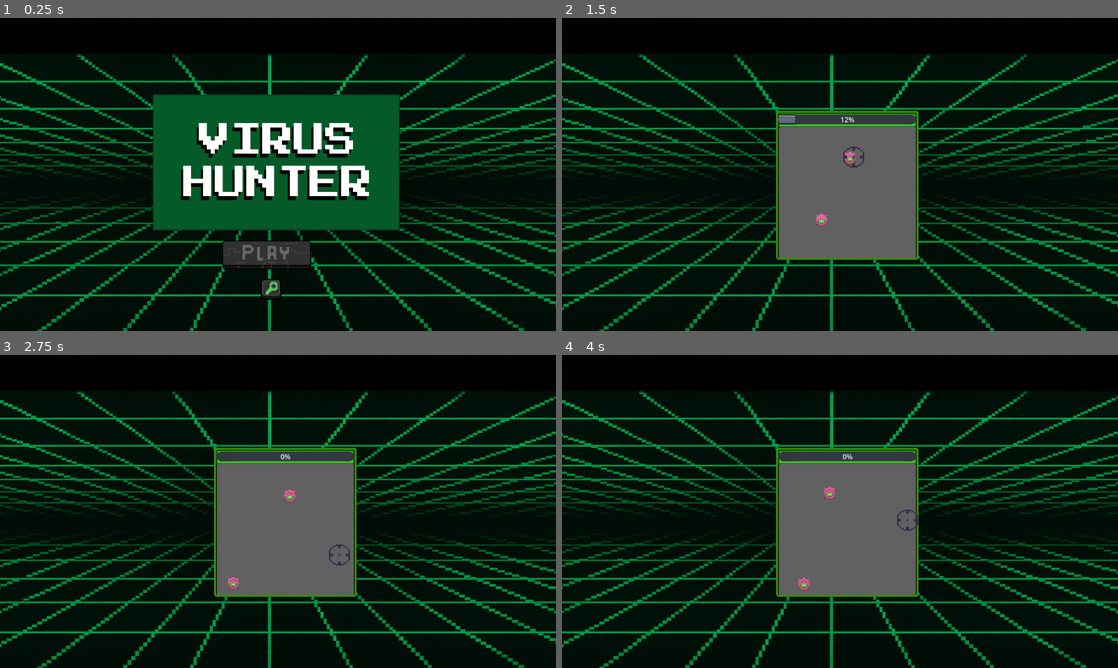
Above: before the commit, frames 1-4 (two rows, left to right).
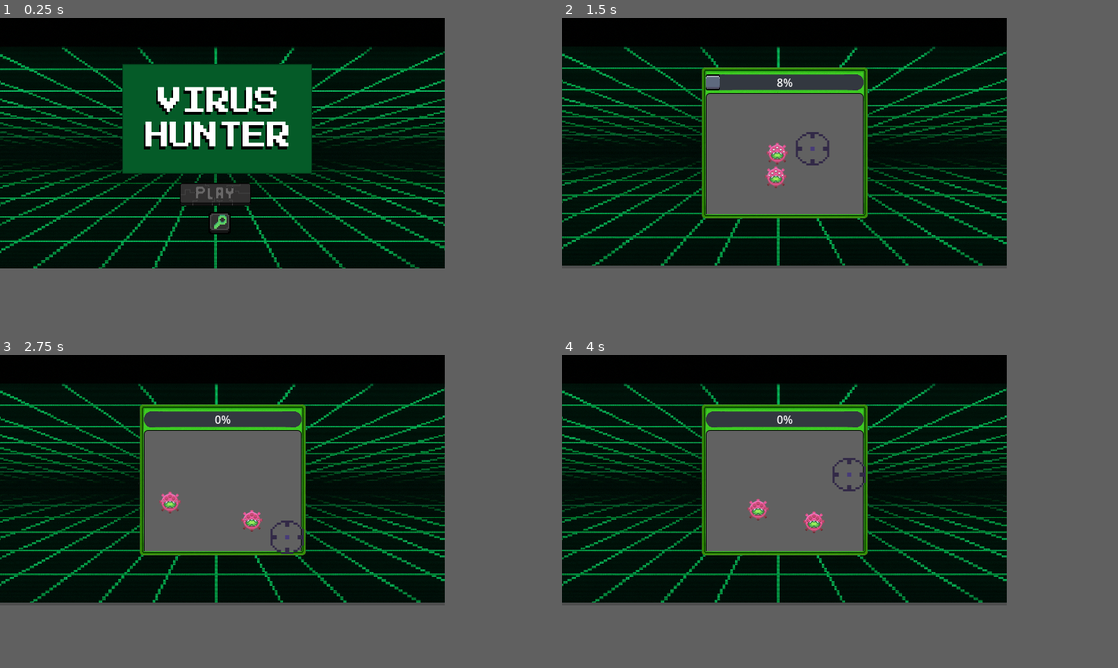
Above: after the commit, the same moments.

Repository: idpacheco/Laboratorio-1--EDD2
Game: Godot game, scene res://Level 2/scenes/inicio.tscn
Same seed, same stepped clock (60 frames per second), same inputs: the game is played once before the commit and once after it.
Inputs (mouse positions are in pixels of both pictures, inside the frame that each line leads up to; where the layout moved, square brackets give the same spot in the first picture):
- Up to frame 1 (0.25 s): no input
- Up to frame 2 (1.5 s): click (828, 240) [828, 255] at 0.5 s; hold Right (ui_right) from 1.28 s (still down)
- Up to frame 3 (2.75 s): release Right (ui_right) at 2.03 s; hold Down (ui_down) from 2.03 s (still down)
- Up to frame 4 (4 s): release Down (ui_down) at 2.78 s; hold Right (ui_right) 2.78-3.53 s; hold Up (ui_up) from 3.53 s (still down)
In our replay, the window is 800x450 before the commit and 640x360 after it. These sizes can differ from the game's own. Grey fills any space a smaller window leaves; there, only what the larger window draws over its background counts as a difference.

The runs differ from the first frame. In frame 1, 34% of the frame differs, in the area x 0-100%, y 9-100%; in frame 2, 33%; in frame 3, 33%; in frame 4, 33%.

Commit message:
corregido tamaño

Diff:
--- a/Lab1-Datos2/Level 2/scenes/Aviso.tscn
+++ b/Lab1-Datos2/Level 2/scenes/Aviso.tscn
@@ -18,39 +18,40 @@
 
 [node name="Background" type="TextureRect" parent="."]
 layout_mode = 0
-offset_right = 1280.0
-offset_bottom = 728.0
+offset_top = 3.0
+offset_right = 640.0
+offset_bottom = 358.0
 texture = ExtResource("1_l3k8t")
 expand_mode = 1
 
 [node name="TextureRect" type="TextureRect" parent="."]
 layout_mode = 1
 anchors_preset = -1
-anchor_right = 32.0
-anchor_bottom = 18.0
-offset_left = 248.0
-offset_top = 216.0
-offset_right = -288.0
-offset_bottom = -168.0
+anchor_right = 15.759
+anchor_bottom = 8.899
+offset_left = 138.0
+offset_top = 65.0
+offset_right = -128.36
+offset_bottom = -94.96
 texture = ExtResource("2_8f4eu")
 expand_mode = 1
 
 [node name="next_to_indicaciones" type="TextureButton" parent="."]
 layout_mode = 0
-offset_left = 520.0
-offset_top = 576.0
-offset_right = 724.0
-offset_bottom = 642.0
+offset_left = 263.0
+offset_top = 279.0
+offset_right = 368.0
+offset_bottom = 312.0
 texture_normal = ExtResource("3_3ng3d")
 texture_pressed = ExtResource("4_bvtxf")
 texture_hover = ExtResource("5_56icu")
 
 [node name="back_to_inicio" type="TextureButton" parent="."]
 layout_mode = 0
-offset_left = 1224.0
-offset_top = 664.0
-offset_right = 1264.0
-offset_bottom = 704.0
+offset_left = 592.0
+offset_top = 309.0
+offset_right = 623.0
+offset_bottom = 340.0
 texture_normal = ExtResource("7_bvtxf")
 texture_pressed = ExtResource("8_56icu")
 stretch_mode = 0
--- a/Lab1-Datos2/Level 2/scenes/fin.tscn
+++ b/Lab1-Datos2/Level 2/scenes/fin.tscn
@@ -16,26 +16,26 @@
 
 [node name="TextureRect2" type="TextureRect" parent="."]
 layout_mode = 0
-offset_right = 1280.0
-offset_bottom = 718.0
+offset_right = 639.0
+offset_bottom = 360.0
 texture = ExtResource("1_kykcv")
 expand_mode = 1
 
 [node name="TextureRect" type="TextureRect" parent="."]
 layout_mode = 0
-offset_left = 245.0
-offset_top = 107.0
-offset_right = 1016.0
-offset_bottom = 552.0
+offset_left = 143.0
+offset_top = 53.0
+offset_right = 486.0
+offset_bottom = 276.0
 texture = ExtResource("2_ghhai")
 expand_mode = 1
 
 [node name="continue" type="TextureButton" parent="."]
 layout_mode = 0
-offset_left = 531.0
-offset_top = 581.0
-offset_right = 735.0
-offset_bottom = 647.0
+offset_left = 255.0
+offset_top = 288.0
+offset_right = 357.0
+offset_bottom = 321.0
 texture_normal = ExtResource("3_5ata6")
 texture_pressed = ExtResource("4_hb2dg")
 texture_hover = ExtResource("5_bhdai")
--- a/Lab1-Datos2/Level 2/scenes/inicio.tscn
+++ b/Lab1-Datos2/Level 2/scenes/inicio.tscn
@@ -26,37 +26,37 @@
 
 [node name="TextureRect" type="TextureRect" parent="."]
 layout_mode = 0
-offset_right = 1280.0
-offset_bottom = 720.0
+offset_right = 640.0
+offset_bottom = 362.0
 texture = ExtResource("1_7e6sy")
 expand_mode = 2
 
 [node name="TextureRect2" type="TextureRect" parent="."]
 layout_mode = 0
-offset_left = 352.0
-offset_top = 176.0
-offset_right = 920.0
-offset_bottom = 488.0
+offset_left = 176.0
+offset_top = 66.0
+offset_right = 449.0
+offset_bottom = 224.0
 texture = ExtResource("2_x8a4r")
 expand_mode = 1
 
 [node name="PlayButton" type="TextureButton" parent="."]
 layout_mode = 0
-offset_left = 512.0
-offset_top = 512.0
-offset_right = 716.0
-offset_bottom = 578.0
+offset_left = 258.0
+offset_top = 236.0
+offset_right = 362.0
+offset_bottom = 272.0
 texture_normal = ExtResource("3_xagyt")
-texture_pressed = ExtResource("4_hpmgr")
-texture_hover = ExtResource("5_w2ra7")
+texture_pressed = ExtResource("5_w2ra7")
+texture_hover = ExtResource("4_hpmgr")
 stretch_mode = 3
 
 [node name="GuiaButton" type="TextureButton" parent="."]
 layout_mode = 0
-offset_left = 600.0
-offset_top = 600.0
-offset_right = 648.0
-offset_bottom = 648.0
+offset_left = 300.0
+offset_top = 279.0
+offset_right = 332.0
+offset_bottom = 311.0
 texture_normal = ExtResource("6_xagyt")
 texture_pressed = ExtResource("7_hpmgr")
 stretch_mode = 0
--- a/Lab1-Datos2/Level 2/scenes/instrucciones.tscn
+++ b/Lab1-Datos2/Level 2/scenes/instrucciones.tscn
@@ -22,35 +22,37 @@
 
 [node name="TextureRect" type="TextureRect" parent="."]
 layout_mode = 0
-offset_right = 1280.0
-offset_bottom = 719.0
+offset_left = 2.0
+offset_top = -1.0
+offset_right = 641.0
+offset_bottom = 361.0
 texture = ExtResource("1_5c5qo")
 expand_mode = 1
 
 [node name="TextureRect2" type="TextureRect" parent="."]
 layout_mode = 0
-offset_left = 202.0
-offset_top = 96.0
-offset_right = 1036.0
-offset_bottom = 538.0
+offset_left = 131.0
+offset_top = 84.0
+offset_right = 513.0
+offset_bottom = 271.0
 texture = ExtResource("2_k606i")
 expand_mode = 1
 
 [node name="TextureRect" type="TextureRect" parent="TextureRect2"]
 layout_mode = 0
-offset_left = 477.0
-offset_top = 53.0
-offset_right = 630.0
-offset_bottom = 165.0
+offset_left = 226.0
+offset_top = 13.0
+offset_right = 294.0
+offset_bottom = 63.0
 texture = ExtResource("3_jnopp")
 expand_mode = 1
 
 [node name="TextureRect2" type="TextureRect" parent="TextureRect2"]
 layout_mode = 0
-offset_left = 633.0
-offset_top = 220.0
-offset_right = 737.0
-offset_bottom = 316.0
+offset_left = 296.0
+offset_top = 84.0
+offset_right = 345.0
+offset_bottom = 131.0
 texture = ExtResource("4_524lh")
 expand_mode = 1
 
@@ -59,10 +61,10 @@
 anchors_preset = 15
 anchor_right = 1.0
 anchor_bottom = 1.0
-offset_left = 519.0
-offset_top = 556.0
-offset_right = -557.0
-offset_bottom = -98.0
+offset_left = 273.0
+offset_top = 291.0
+offset_right = -265.0
+offset_bottom = -36.0
 grow_horizontal = 2
 grow_vertical = 2
 texture_normal = ExtResource("5_dorrx")
@@ -74,10 +76,10 @@
 anchors_preset = 15
 anchor_right = 1.0
 anchor_bottom = 1.0
-offset_left = 1219.0
-offset_top = 660.0
-offset_right = -21.0
-offset_bottom = -20.0
+offset_left = 600.0
+offset_top = 330.0
+offset_right = -18.0
+offset_bottom = -9.0
 grow_horizontal = 2
 grow_vertical = 2
 texture_normal = ExtResource("9_dorrx")
--- a/Lab1-Datos2/Level 2/scenes/level2_minigame.tscn
+++ b/Lab1-Datos2/Level 2/scenes/level2_minigame.tscn
@@ -1,12 +1,12 @@
 [gd_scene load_steps=12 format=3 uid="uid://cwf7ple4lvvbo"]
 
-[ext_resource type="Texture2D" uid="uid://c6laxy0ju7cxo" path="res://!!/background.png" id="1_qrmah"]
-[ext_resource type="Script" uid="uid://cr0kpccnrt6g8" path="res://game.gd" id="1_ur881"]
-[ext_resource type="Texture2D" uid="uid://1r5hwbmvp3k8" path="res://!!/SlimSlider_Background.png" id="2_eejla"]
-[ext_resource type="Texture2D" uid="uid://b4kgg8ck5fm8g" path="res://!!/SlimSlider_Base.png" id="3_hnh3m"]
-[ext_resource type="Texture2D" uid="uid://c81nf50sqwtbx" path="res://!!/Box_Green.png" id="3_qrmah"]
-[ext_resource type="PackedScene" uid="uid://dvtxkhxuaoqx1" path="res://virus.tscn" id="4_eejla"]
-[ext_resource type="PackedScene" uid="uid://bsdtto8hf1gc6" path="res://target.tscn" id="6_qrmah"]
+[ext_resource type="Texture2D" uid="uid://c6laxy0ju7cxo" path="res://Level 2/assets/background.png" id="1_qrmah"]
+[ext_resource type="Script" uid="uid://cr0kpccnrt6g8" path="res://Level 2/scripts/game.gd" id="1_ur881"]
+[ext_resource type="Texture2D" uid="uid://1r5hwbmvp3k8" path="res://Level 2/assets/SlimSlider_Background.png" id="2_eejla"]
+[ext_resource type="Texture2D" uid="uid://b4kgg8ck5fm8g" path="res://Level 2/assets/SlimSlider_Base.png" id="3_hnh3m"]
+[ext_resource type="Texture2D" uid="uid://c81nf50sqwtbx" path="res://Level 2/assets/Box_Green.png" id="3_qrmah"]
+[ext_resource type="PackedScene" uid="uid://dvtxkhxuaoqx1" path="res://Level 2/scenes/virus.tscn" id="4_eejla"]
+[ext_resource type="PackedScene" uid="uid://bsdtto8hf1gc6" path="res://Level 2/scenes/target.tscn" id="6_qrmah"]
 
 [sub_resource type="StyleBoxTexture" id="StyleBoxTexture_ur881"]
 texture = ExtResource("3_qrmah")
@@ -30,8 +30,8 @@
 process_mode = 3
 
 [node name="TextureRect" type="TextureRect" parent="."]
-offset_right = 1280.0
-offset_bottom = 720.0
+offset_right = 642.0
+offset_bottom = 356.0
 size_flags_horizontal = 4
 size_flags_vertical = 4
 texture = ExtResource("1_qrmah")
@@ -45,10 +45,10 @@
 anchor_top = 0.5
 anchor_right = 0.5
 anchor_bottom = 0.5
-offset_left = -150.0
-offset_top = -150.0
-offset_right = 150.0
-offset_bottom = 150.0
+offset_left = -281.0
+offset_top = -250.0
+offset_right = 19.0
+offset_bottom = 50.0
 grow_horizontal = 2
 grow_vertical = 2
 size_flags_horizontal = 4
@@ -57,11 +57,13 @@
 
 [node name="PanelContainer" type="PanelContainer" parent="Game"]
 layout_mode = 1
-anchors_preset = 15
-anchor_right = 1.0
-anchor_bottom = 1.0
-offset_right = 34.0
-offset_bottom = 50.0
+anchors_preset = -1
+anchor_right = 0.728
+anchor_bottom = 0.5
+offset_left = 159.775
+offset_top = 139.044
+offset_right = 184.375
+offset_bottom = 210.044
 grow_horizontal = 2
 grow_vertical = 2
 theme_override_styles/panel = SubResource("StyleBoxTexture_ur881")
@@ -92,14 +94,14 @@
 theme_override_styles/panel = SubResource("StyleBoxFlat_msu3l")
 
 [node name="virus" parent="." instance=ExtResource("4_eejla")]
-position = Vector2(576, 320)
+position = Vector2(256, 154)
 
 [node name="virus2" parent="." instance=ExtResource("4_eejla")]
-position = Vector2(664, 408)
+position = Vector2(397, 251)
 
 [node name="Target" parent="." instance=ExtResource("6_qrmah")]
 process_mode = 3
-position = Vector2(632, 320)
+position = Vector2(321, 188)
 disable_mode = 2
 
 [connection signal="target_entered" from="Target" to="Game" method="_on_target_target_entered"]
--- a/Lab1-Datos2/project.godot
+++ b/Lab1-Datos2/project.godot
@@ -17,8 +17,8 @@
 
 [display]
 
-window/size/viewport_width=1280
-window/size/viewport_height=720
+window/size/viewport_width=640
+window/size/viewport_height=360
 
 [dotnet]
 
Binary file changed: Lab1-Datos2/Level 2/assets/Continue_1.png
Binary file changed: Lab1-Datos2/Level 2/assets/Continue_2.png
Binary file changed: Lab1-Datos2/Level 2/assets/Continue_3.png
Binary file changed: Lab1-Datos2/Level 2/assets/Play_1.png
Binary file changed: Lab1-Datos2/Level 2/assets/Play_2.png
Binary file changed: Lab1-Datos2/Level 2/assets/Play_3.png
Binary file changed: Lab1-Datos2/Level 2/assets/back_1.png
Binary file changed: Lab1-Datos2/Level 2/assets/back_2.png
Binary file added: Lab1-Datos2/Select_Character/Assests/background.png
Not shown, added: Lab1-Datos2/Select_Character/Assests/background.png.import
Binary file added: Lab1-Datos2/Select_Character/Assests/player1_blue .png
Not shown, added: Lab1-Datos2/Select_Character/Assests/player1_blue .png.import
